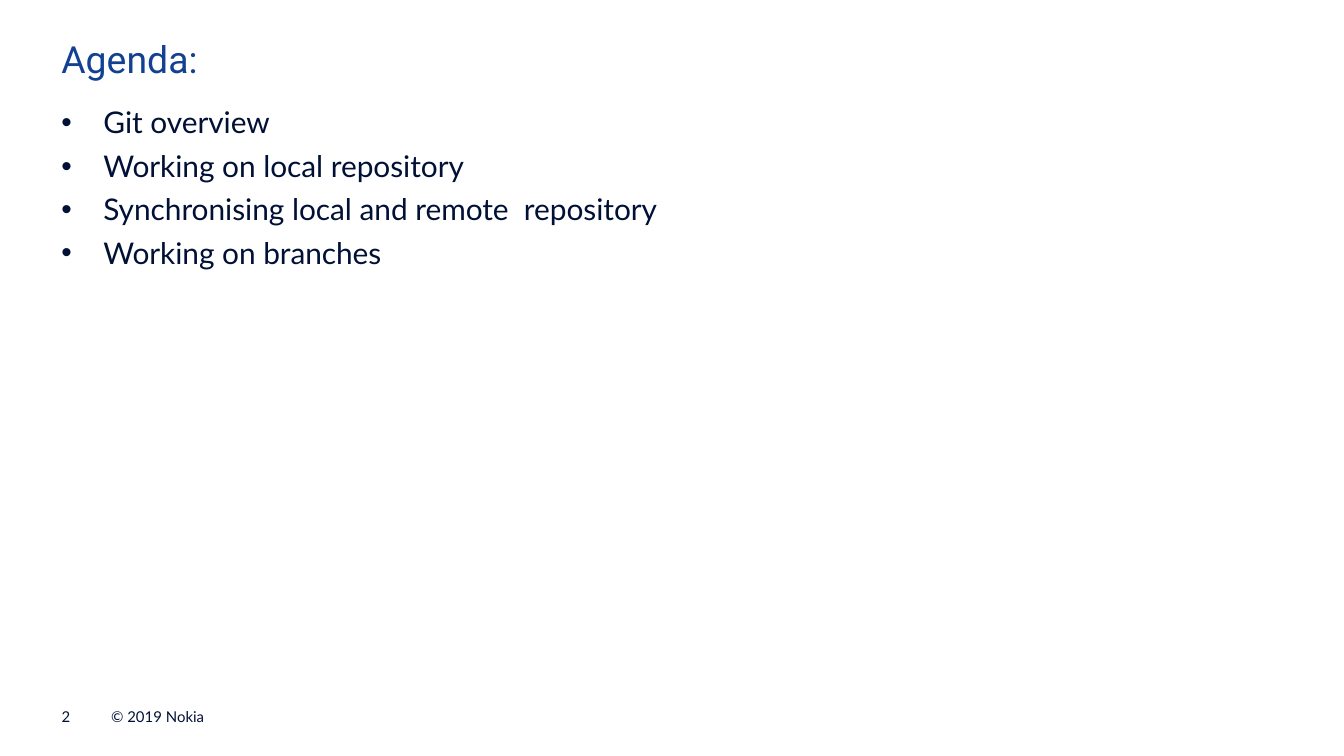
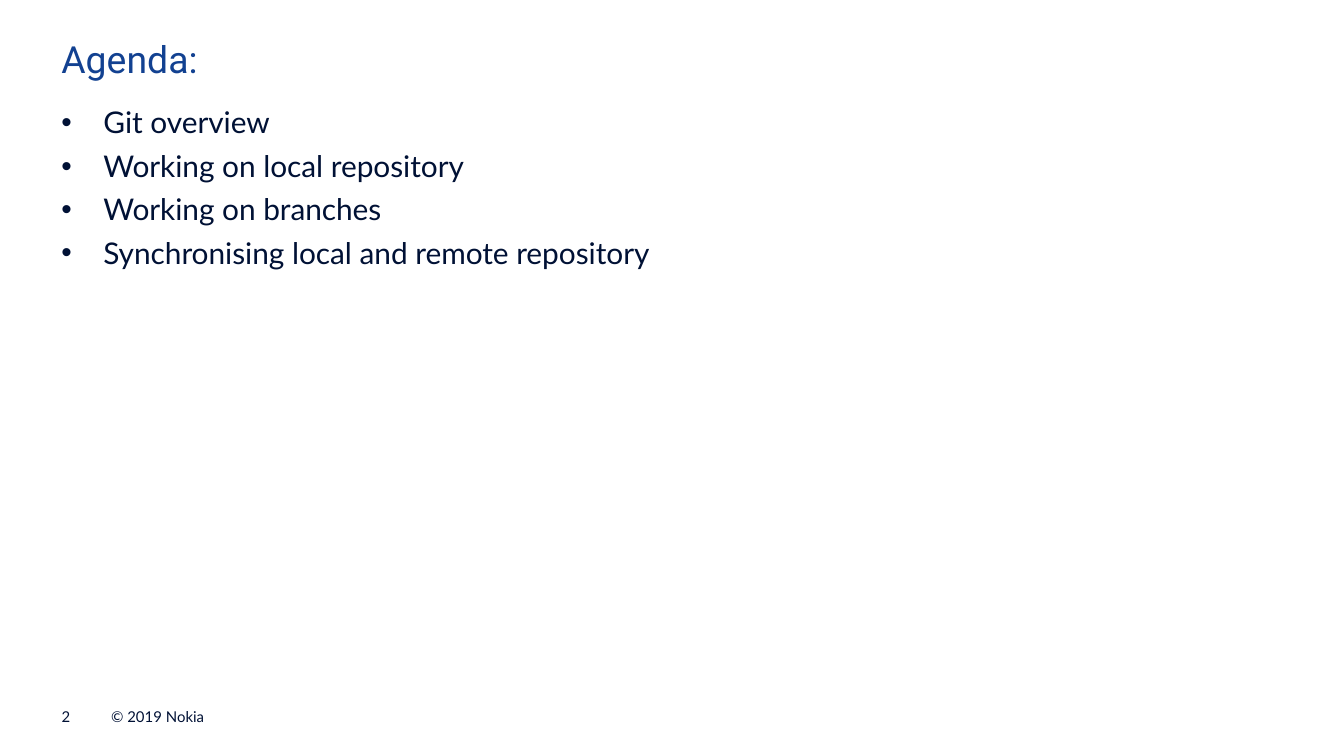
Before and after one commit to zygmuntdzwigon/NOKIA-PK, a slide deck: slide 2 of Doc/Lectures/Git Introduction.pptx. Drawn at 1344x756 pixels with LibreOffice and Linux fonts; fonts in the diff are those of the drawing. Boxes give left, top, right and bottom in pixels: in the first picture for what was removed or moved away, otherwise in the second. Text is boxed around its words. In the diff, an @@ line names an element or a change of style, - is before the commit and + after.

```diff
--- a/Doc/Lectures/Git Introduction.pptx
+++ b/Doc/Lectures/Git Introduction.pptx
@@ text at box(103, 198, 381, 226): paragraph added @@
+• Working on branches
@@ text at box(103, 242, 381, 270): paragraph removed @@
-• Working on branches
```
Also in this commit, not shown: 1 slide added, 1 other file.
